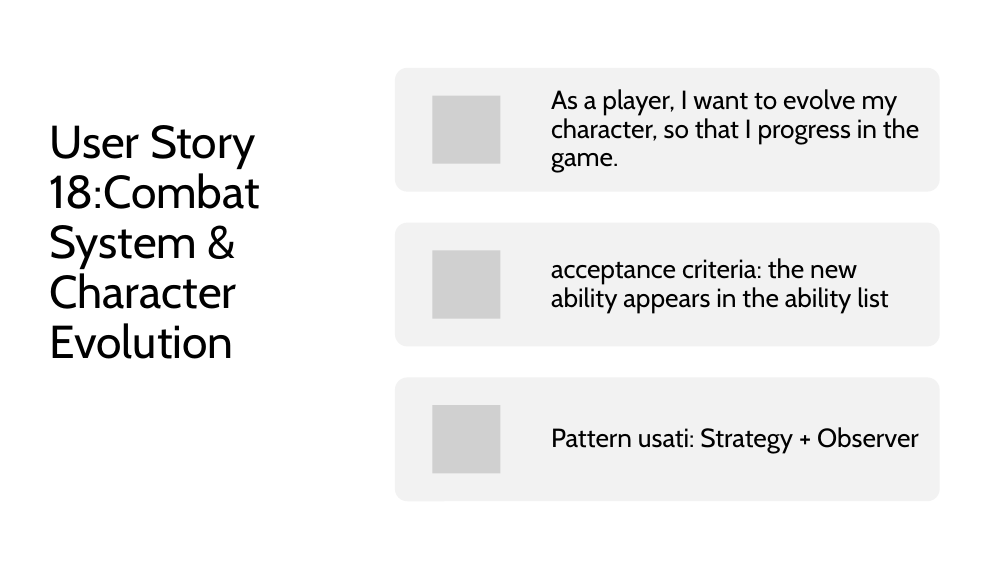
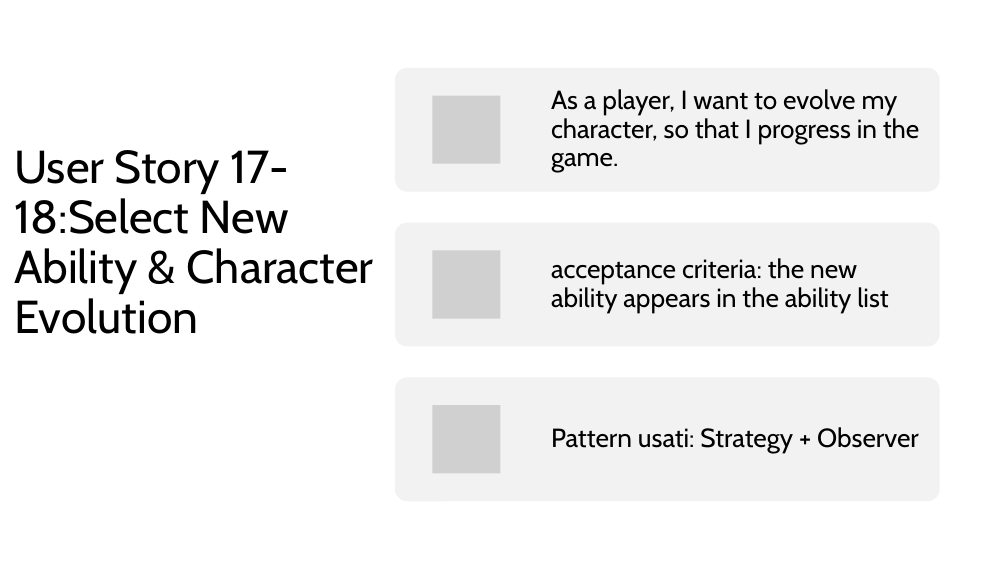
Before and after one commit to samMM-cs/iss-team2, a slide deck: slide 28 of Revisione.pptx. Drawn at 1008x567 pixels with LibreOffice and Linux fonts; fonts in the diff are those of the drawing; grey boxes stand for pictures. Boxes give left, top, right and bottom in pixels: in the first picture for what was removed or moved away, otherwise in the second. Text is boxed around its words. In the diff, an @@ line names an element or a change of style, - is before the commit and + after.

```diff
--- a/Revisione.pptx
+++ b/Revisione.pptx
@@ title at <box>14,150,374,334</box>: text changed @@
-User Story 18:Combat System & Character Evolution
+User Story 17-18:Select New Ability & Character Evolution
```
Also in this commit, not shown: 1 other slide changed, 1 slide added, 1 slide removed, 1 other file.
